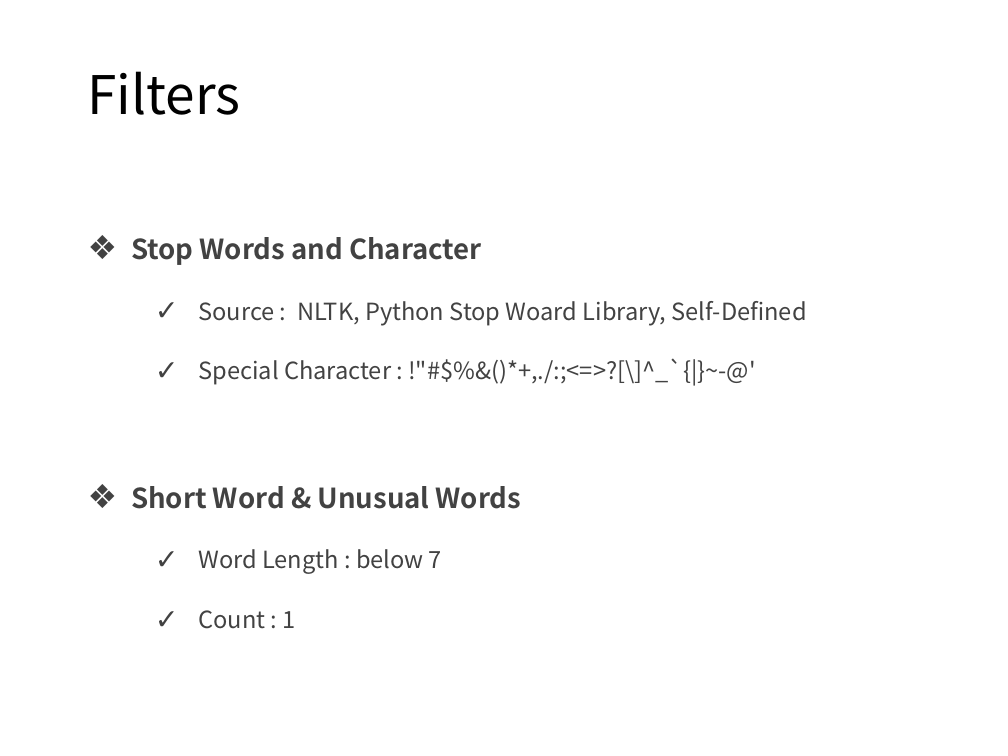
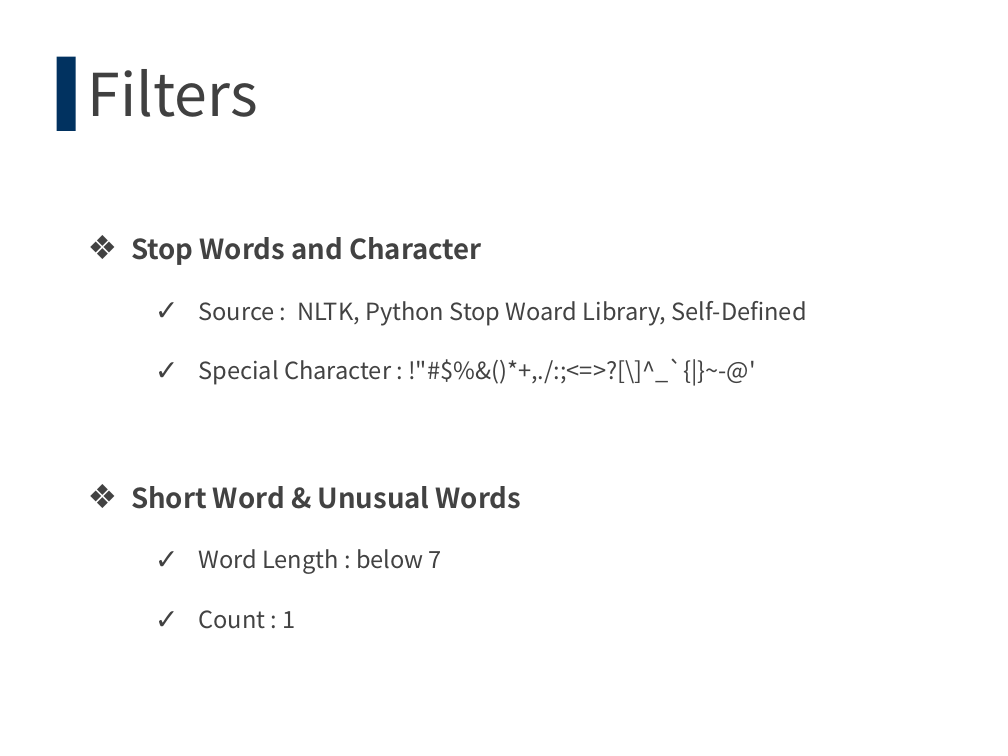
Before and after one commit to tebica/datacontest, a slide deck: slide 3 of [SEP592] Contest 2조(임석빈,박민우).pptx. Drawn at 1008x756 pixels with LibreOffice and Linux fonts; fonts in the diff are those of the drawing; background and template pictures are left out. Boxes give left, top, right and bottom in pixels: in the first picture for what was removed or moved away, otherwise in the second. Text is boxed around its words. In the diff, an @@ line names an element or a change of style, - is before the commit and + after.

```diff
--- a/[SEP592] Contest 2조(임석빈,박민우).pptx
+++ b/[SEP592] Contest 2조(임석빈,박민우).pptx
@@ title "Filters" at (88, 69, 258, 117): size 54 to 60 pt, text colour #000000 to #404040 @@
@@ rectangle added at (57, 57, 76, 131), fill #013260 @@
```
Also in this commit, not shown: 7 other slides changed, 6 slides added.
